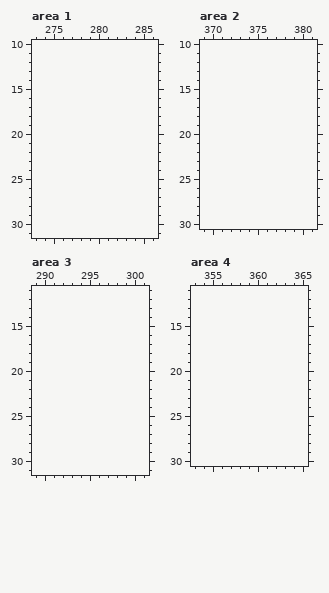
File history of a pixel-art file, src/concept/sprite/plants.aseprite. The first picture shows the starting point.
256x256 pixels, 1 frame. Colours within 5 levels of each other are drawn and written as one. Shown: area 1: x 273..286, y 10..31; area 2: x 369..381, y 10..30; area 3: x 289..301, y 11..31; area 4: x 353..365, y 11..30. The old version is drawn lined up with the new one, on the new canvas. The commit also changed other parts of the picture, which this record leaves out.
Palette (. is transparent): 
The same view after the edit:
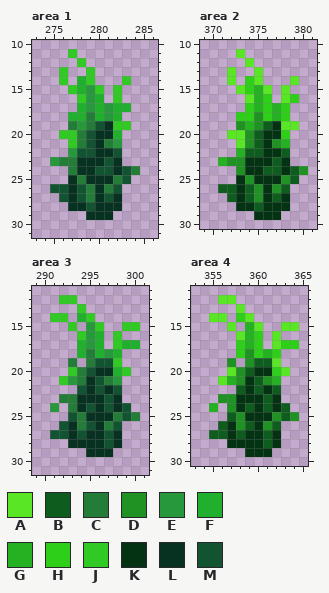
Colours new in this view: A #59e624  B #0f5c1f  C #237c37  D #209123  E #27983c  F #20b02d  G #24b222  H #2dcf18  J #31ca25  K #043313  L #073120  M #125332
Edits made:
canvas 256x256 -> 512x512
Area 1:
y 11: x 277 . -> J
y 12: x 278 . -> J
y 13: x 276 . -> J; x 279 . -> J
y 14: x 276 . -> J; x 278..279 .. -> FJ; x 283 . -> J
y 15: x 277..280 .... -> JFEJ; x 282 . -> J
y 16: x 278..280 ... -> JEF; x 282 . -> J
y 17: x 278..283 ...... -> FEFEFF
y 18: x 277..282 ...... -> FFCFEF
y 19: x 277..283 ....... -> CECMLJJ
y 20: x 276..282 ....... -> JJCMLLF
y 21: x 277..282 ...... -> JCMLCE
y 22: x 277..282 ...... -> EMMLLM
y 23: x 275..282 ........ -> ECCLLLML
y 24: x 277..284 ........ -> CLLMMLMC
y 25: x 277..283 ....... -> LCLLLCM
y 26: x 275..282 ........ -> MMLMCLCM
y 27: x 276..282 ....... -> MLMCLML
y 28: x 277..282 ...... -> LLMLLL
y 29: x 279..281 ... -> LLL
Area 2:
y 11: x 373 . -> A
y 12: x 374 . -> A
y 13: x 372 . -> A; x 375 . -> A
y 14: x 372 . -> A; x 374..375 .. -> HA; x 379 . -> A
y 15: x 373..376 .... -> AHGA; x 378 . -> A
y 16: x 374..376 ... -> AGH; x 378..379 .. -> AH
y 17: x 374..378 ..... -> HGHGH
y 18: x 373..378 ...... -> HHDHGH
y 19: x 373..379 ....... -> DGDBKAA
y 20: x 372..378 ....... -> AADBKKH
y 21: x 373..378 ...... -> ADBKDG
y 22: x 373..378 ...... -> GBBKKB
y 23: x 371..378 ........ -> GDDKKKBK
y 24: x 373..380 ........ -> DKKBBKBD
y 25: x 373..379 ....... -> KDKKKDB
y 26: x 371..378 ........ -> BBKBDKDB
y 27: x 372..378 ....... -> BKBDKBK
y 28: x 373..378 ...... -> KKBKKK
y 29: x 375..377 ... -> KKK
Area 3:
y 12: x 292..293 .. -> JJ
y 13: x 294 . -> J
y 14: x 291..292 .. -> JJ; x 294..295 .. -> FJ
y 15: x 293 . -> J; x 295..296 .. -> EJ; x 299..300 .. -> JJ
y 16: x 294..296 ... -> JEF; x 298 . -> J
y 17: x 294..296 ... -> FEF; x 298..300 ... -> JFF
y 18: x 294..298 ..... -> FCFEF
y 19: x 293 . -> C; x 295..298 .... -> CMMJ
y 20: x 293..299 ....... -> JCMLLFJ
y 21: x 292..298 ....... -> JECLMCE
y 22: x 294..298 ..... -> MLMLM
y 23: x 292..298 ....... -> CCLLLML
y 24: x 291 . -> E; x 293..299 ....... -> CLMLMLM
y 25: x 293..300 ........ -> MCLLLCMC
y 26: x 292..298 ....... -> MLCMLCM
y 27: x 291..298 ........ -> MMLMLLML
y 28: x 293..298 ...... -> LLLLML
y 29: x 295..297 ... -> LLL
Area 4:
y 12: x 356..357 .. -> AA
y 13: x 358 . -> A
y 14: x 355..356 .. -> AA; x 358..359 .. -> HA
y 15: x 357 . -> A; x 359..360 .. -> GA; x 363..364 .. -> AA
y 16: x 358..360 ... -> AGH; x 362 . -> A
y 17: x 358..360 ... -> HGH; x 362..364 ... -> AHH
y 18: x 358..362 ..... -> HDHGH
y 19: x 357 . -> D; x 359..362 .... -> DBBA
y 20: x 357..363 ....... -> ADBKKHA
y 21: x 356..362 ....... -> AGDKBDG
y 22: x 358..362 ..... -> BKBKB
y 23: x 356..362 ....... -> DDKKKBK
y 24: x 355 . -> G; x 357..363 ....... -> DKBKBKB
y 25: x 357..364 ........ -> BDKKKDBD
y 26: x 356..362 ....... -> BKDBKDB
y 27: x 355..362 ........ -> BBKBKKBK
y 28: x 357..362 ...... -> KKKKBK
y 29: x 359..361 ... -> KKK
